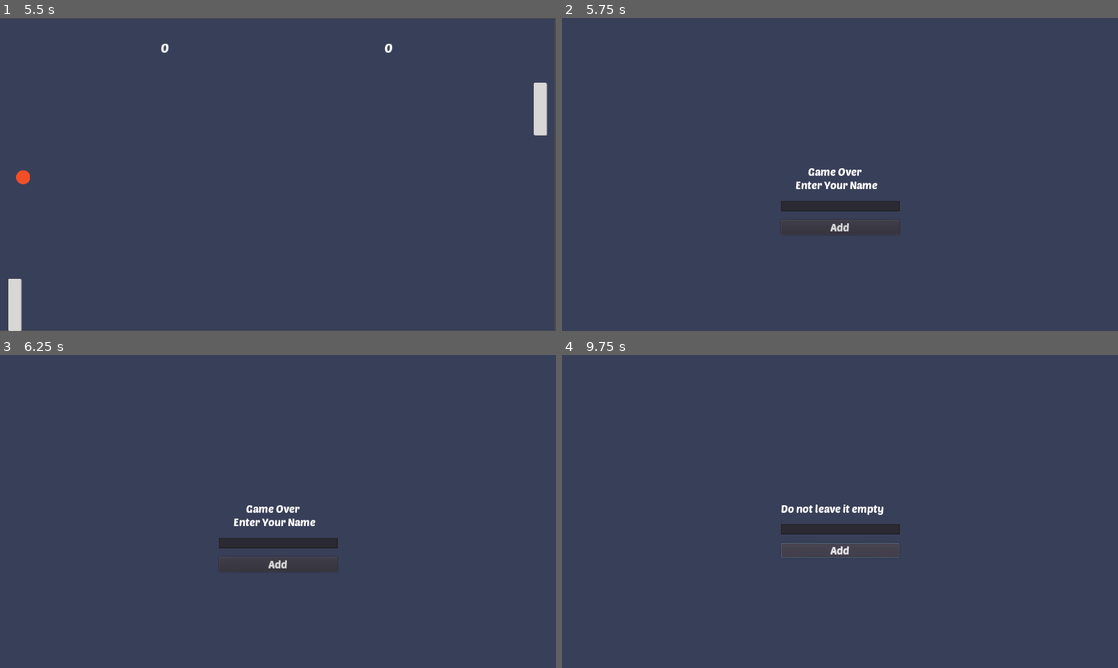
Above: before the commit, frames 1-4 (two rows, left to right).
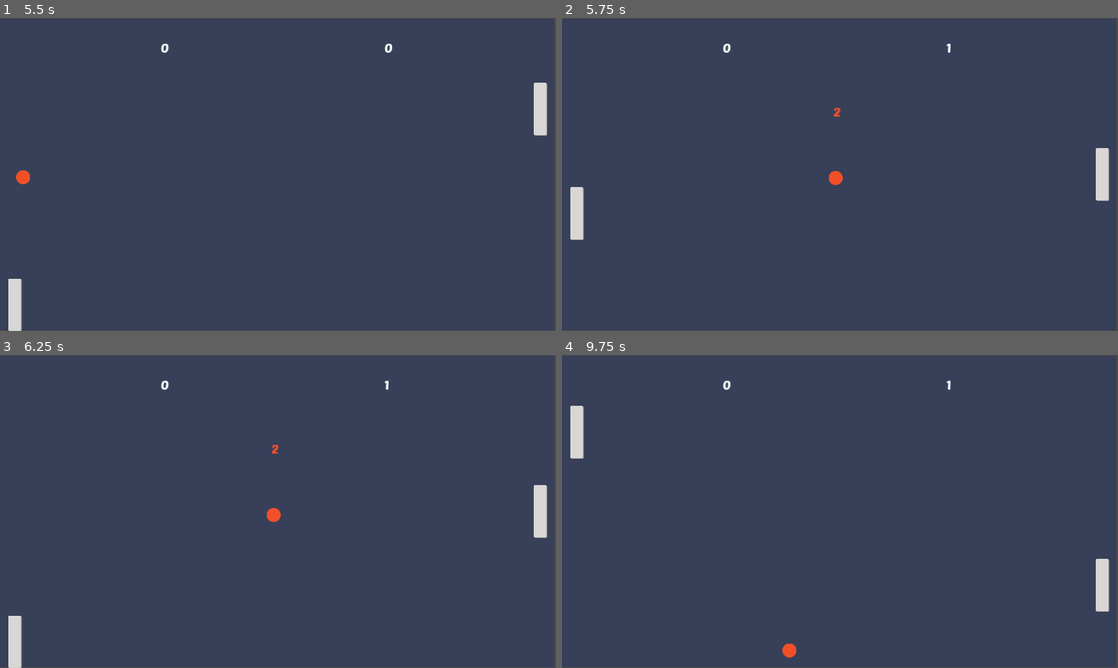
Above: after the commit, the same moments.

Repository: youssefx991/Pong-Godot
Game: Godot game, scene res://MainMenu/MainMenu.tscn
Two runs of this game, one before a commit and one after it. Both use one fixed random seed, a clock stepped at 60 frames per second and the inputs below.
Inputs (mouse positions are in pixels of both pictures, inside the frame that each line leads up to):
- Up to frame 1 (5.5 s): click "Play" at 0.5 s; tap Enter at 1.25 s; hold Up (ui_up) 1.28-2.03 s; hold Down (ui_down) 2.03-2.78 s; hold Up (ui_up) 2.78-4.28 s; hold Down (ui_down) from 4.28 s (still down)
- Up to frame 2 (5.75 s): keep holding Down (ui_down)
- Up to frame 3 (6.25 s): keep holding Down (ui_down)
- Up to frame 4 (9.75 s): release Down (ui_down) at 6.5 s; click (840, 564) at 6.5 s, where only the run before the commit has a clickable "Add"; tap Space at 7.25 s; hold Up (ui_up) 7.28-9.53 s; hold Down (ui_down) from 9.53 s (still down)

Frame 1 is identical in both runs. In frame 2, 2.4% of the frame differs, in the area x 1-99%, y 8-71%; in frame 3, 2.4%; in frame 4, 2.2%.

Commit message:
Added lose limits with difficulty

Diff:
--- a/GameManualMenu/GameManualMenu.tscn
+++ b/GameManualMenu/GameManualMenu.tscn
@@ -32,12 +32,12 @@
 margin_bottom = 275.0
 
 [node name="VBoxContainer" type="VBoxContainer" parent="MarginContainer"]
-margin_right = 471.0
-margin_bottom = 532.0
+margin_right = 537.0
+margin_bottom = 631.0
 custom_constants/separation = 55
 
 [node name="KeyBinds" type="Label" parent="MarginContainer/VBoxContainer"]
-margin_right = 471.0
+margin_right = 537.0
 margin_bottom = 162.0
 custom_fonts/font = SubResource( 3 )
 text = "Move UP                                           Arrow Up
@@ -48,22 +48,25 @@
 
 [node name="GameDescription" type="Label" parent="MarginContainer/VBoxContainer"]
 margin_top = 217.0
-margin_right = 471.0
-margin_bottom = 280.0
+margin_right = 537.0
+margin_bottom = 379.0
 custom_fonts/font = SubResource( 3 )
 text = "Try to hit the ball and not concede goals
-You lose after conceding 3 goals"
+
+You lose after conceding 3 goals in EASY mode
+
+You lose after conceding 1 goal in HARD mode"
 
 [node name="Space" type="Control" parent="MarginContainer/VBoxContainer"]
-margin_top = 335.0
-margin_right = 471.0
-margin_bottom = 435.0
+margin_top = 434.0
+margin_right = 537.0
+margin_bottom = 534.0
 rect_min_size = Vector2( 0, 100 )
 
 [node name="Back" type="Button" parent="MarginContainer/VBoxContainer"]
-margin_top = 490.0
-margin_right = 471.0
-margin_bottom = 532.0
+margin_top = 589.0
+margin_right = 537.0
+margin_bottom = 631.0
 custom_fonts/font = SubResource( 4 )
 text = "Back"
 
--- a/Level/Level.gd
+++ b/Level/Level.gd
@@ -32,11 +32,18 @@
 
 func _on_WallLeft_body_entered(body):
 	OpponentScore += 1
-	if (OpponentScore == 1):
-		Singleton.player_score = PlayerScore
-		get_tree().change_scene("res://LoseMenu/LoseMenu.tscn")
+	if (Singleton.is_hard):
+		if (OpponentScore == 1):
+			Singleton.player_score = PlayerScore
+			get_tree().change_scene("res://LoseMenu/LoseMenu.tscn")
+		else:
+			reset_ball()
 	else:
-		reset_ball()
+		if (OpponentScore == 3):
+			Singleton.player_score = PlayerScore
+			get_tree().change_scene("res://LoseMenu/LoseMenu.tscn")
+		else:
+			reset_ball()
 
 func _on_WallRight_body_entered(body):
 	PlayerScore += 1
Not shown, changed: players.txt
